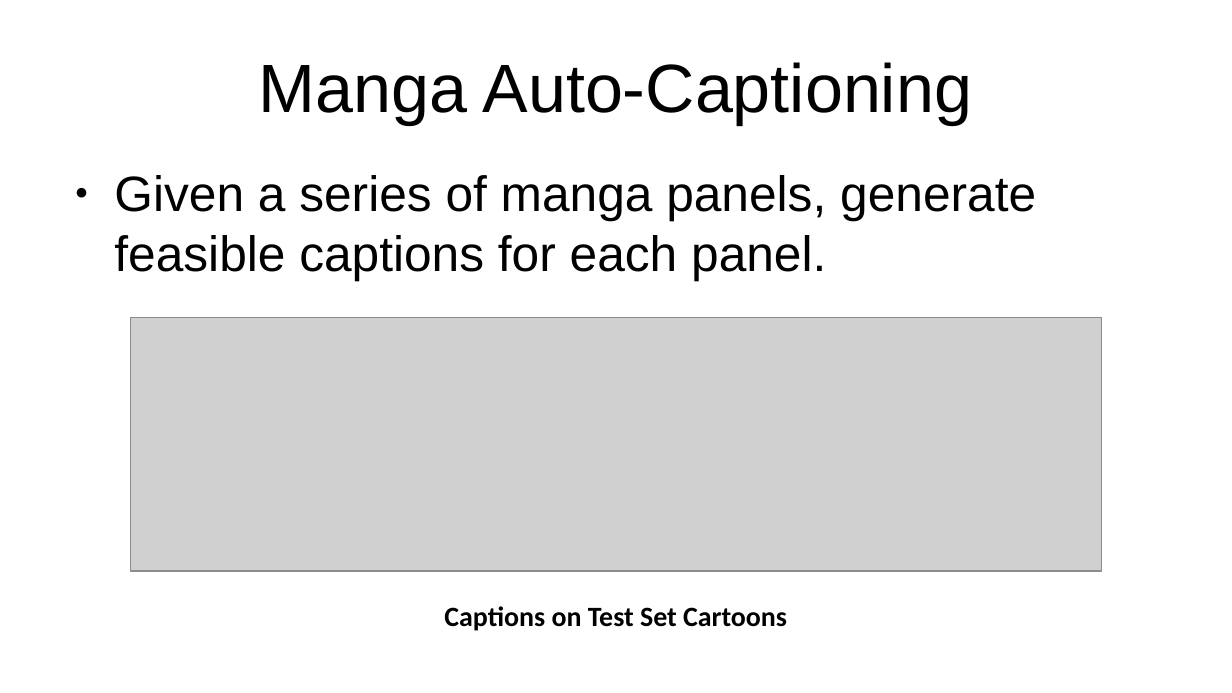
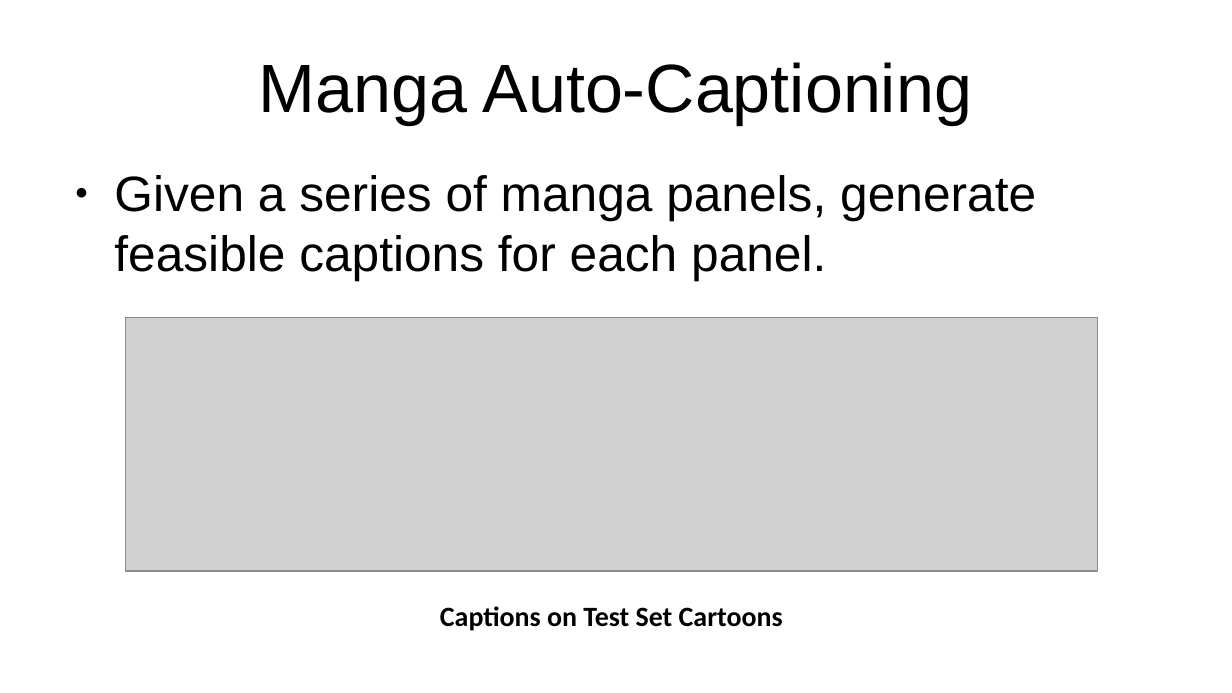
Before and after one commit to kkokilep/Cant-Spell-Anime-Without-AI, a slide deck: slide 21 of presentation/presentation-0.odp. Drawn at 1232x693 pixels with LibreOffice and Linux fonts; fonts in the diff are those of the drawing; grey boxes stand for pictures. Boxes give left, top, right and bottom in pixels: in the first picture for what was removed or moved away, otherwise in the second. Text is boxed around its words. In the diff, an @@ line names an element or a change of style, - is before the commit and + after.

```diff
--- a/presentation/presentation-0.odp
+++ b/presentation/presentation-0.odp
@@ picture: place and size @@
-picture at box(131, 318, 1102, 571)
+picture at box(126, 318, 1098, 571)
@@ text "Captions on Test Set Cartoons": place and size @@
-text "Captions on Test Set Cartoons" at box(444, 606, 787, 631)
+text "Captions on Test Set Cartoons" at box(440, 606, 783, 631)
```
Also in this commit, not shown: 2 other slides changed, 1 other file.
